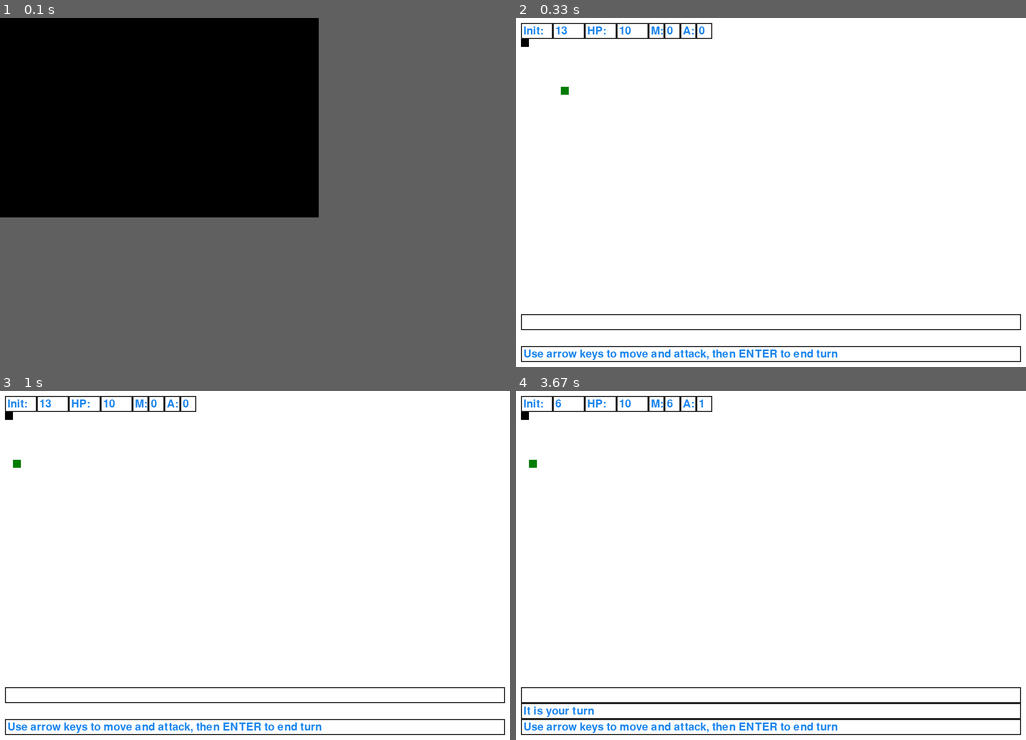
Above: before the commit, frames 1-4 (two rows, left to right).
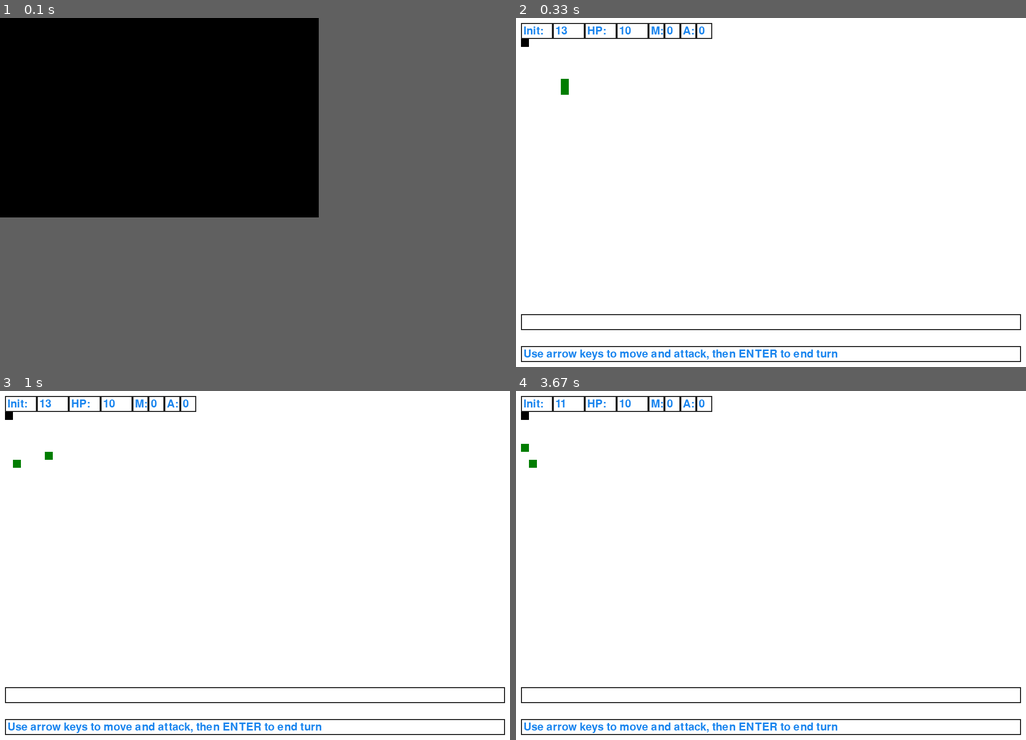
Above: after the commit, the same moments.

Repository: Nevets123808/DnPython
Game: pygame game, started from dandpython.py
The game is run twice, just before and just after one commit, with the same random seed, the same clock (stepped at 60 frames per second) and the same inputs.
Inputs:
- Up to frame 1 (0.1 s): no input
- Up to frame 2 (0.33 s): no input
- Up to frame 3 (1 s): no input
- Up to frame 4 (3.67 s): no input

Frame 1 is identical in both runs. In frame 2, less than 0.1% of the frame differs, in the area x 8-11%, y 17-20%; in frame 3, less than 0.1%; in frame 4, 0.8%, in the area x 0-100%, y 2-94%.

Commit message:
Add files via upload

Diff:
--- a/dandpython.py
+++ b/dandpython.py
@@ -123,9 +123,15 @@
 attackBox.text.text = "0"
 
 player.SetInitiative()
-enemy = SpawnCreature("Goblin","ShortSword")
-eList.addEntity(enemy)
-
+
+enemy=[]
+maxEnemy = 2
+
+for i in range(maxEnemy):
+	enemy.append(SpawnCreature("Goblin","ShortSword"))
+	eList.addEntity(enemy[i])
+
+print(eList.list)
 maxInit = eList.maxInit()
 initiative = maxInit
 initBox = InfoBox("Init:",10,10,64,32)
@@ -133,16 +139,19 @@
 
 logBox = regs.TextObject(10, SCREENHEIGHT-106, (SCREENWIDTH-20), 32)
 turnText = regs.TextObject(10,SCREENHEIGHT-74,(SCREENWIDTH-20), 32, text ="It is your turn")
+
 helpBox =regs.TextObject(10,SCREENHEIGHT-42, (SCREENWIDTH-20),32, text ="Use arrow keys to move and attack, then ENTER to end turn")
 boxes = [hpBox, initBox, logBox, helpBox, moveBox, attackBox]
 print(player.init)
 #boolean to create run-loop
 running = True
 playerTurn = False
-enemy.Turn = False
+for i in enemy:
+	i.Turn = False
 count = 0
+enemyTurn = False
 print ("gary strmod = ",player.strMod, " AC = ",player.AC)
-print("goblin strmod = ",enemy.strMod, "AC = ", enemy.AC)
+
 while running:
 	if initiative == player.init and not playerTurn:
 		playerTurn = True
@@ -161,7 +170,7 @@
 			if event.type == QUIT:
 				running = False
 				playerTurn = False
-			elif event.type == KEYDOWN:
+			if event.type == KEYDOWN:
 				if event.key == K_UP and moveOK:
 					movePos = [0,-1]
 					moved = True
@@ -176,7 +185,6 @@
 					moved = True
 				elif event.key == K_RETURN:
 					playerTurn = False
-
 				if moved == True:
 					targetPos = function.addPos(player.pos,movePos)
 					check = eList.checkPos(targetPos)
@@ -187,28 +195,28 @@
 					if type(check) == units.Creature and attackCount < 1:
 						logBox.text = str(function.Attack(player, check)[2])
 						attackCount += 1
-
-	if not enemy.alive:
-		print("You killed ", enemy.name,"!")
-		eList.list.remove(enemy)
-		count += 1
-		enemy = SpawnCreature("Goblin","ShortSword")
-		eList.addEntity(enemy)
-		enemy.Turn = False
-
-
-	if initiative == enemy.init and not playerTurn and not enemy.Turn:
-		enemy.Turn = True
-		enemy.moveCount = 0
-		enemy.attackCount = 0
-		enemy.inactive = 0
-
-	if enemy.Turn:
-		basicAI(enemy)
-		pygame.time.wait(150)
-		if not player.alive:
-			print("You lost. You killed ", count, " enemies.")
-			running = False
+	for i in range(len(enemy)):
+		if not enemy[i].alive:
+			print("You killed ", enemy[i].name,"!")
+			eList.list.remove(enemy[i])
+			count += 1
+			enemy[i] = SpawnCreature("Goblin","ShortSword")
+			eList.addEntity(enemy[i])
+			enemy[i].Turn = False
+
+	for i in enemy:
+		if initiative == i.init and not playerTurn and not i.Turn:
+			i.Turn = True
+			i.moveCount = 0
+			i.attackCount = 0
+			i.inactive = 0
+
+		if i.Turn:
+			basicAI(i)
+			pygame.time.wait(150)
+			if not player.alive:
+				print("You lost. You killed ", count, " enemies.")
+				running = False
 
 	#fill background white
 	screen.fill((255,255,255))
@@ -222,7 +230,16 @@
 		turnText.draw(screen)
 	#flip the display (updates)
 	pygame.display.flip()
-	if not (playerTurn or enemy.Turn):
+	enemyCount = 0
+	for i in enemy:
+		if i.Turn == True:
+			enemyTurn =True
+		else:
+			enemyCount += 1
+	if enemyCount == len(enemy):
+		enemyTurn = False
+
+	if not (playerTurn or enemyTurn):
 		initiative = (initiative-1)%(maxInit+1)
 		if initiative == 0: maxInit = eList.maxInit()
 		initBox.text.text = str(initiative)
